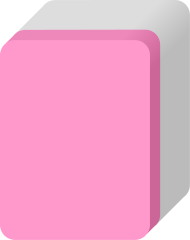
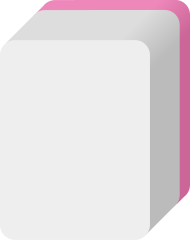
Layer changes from the first 190 × 240 image to the second:
showed group "sou" (10 layers) over [4, 51, 146, 230]
showed group "pin" (10 layers) over [9, 49, 141, 232]
showed group "man" (10 layers) over [17, 51, 132, 231]
showed group "zi" (7 layers) over [5, 58, 144, 222]
showed "PinkFront" over [0, 0, 190, 240]
hid "PinkBack" over [0, 0, 190, 240]
